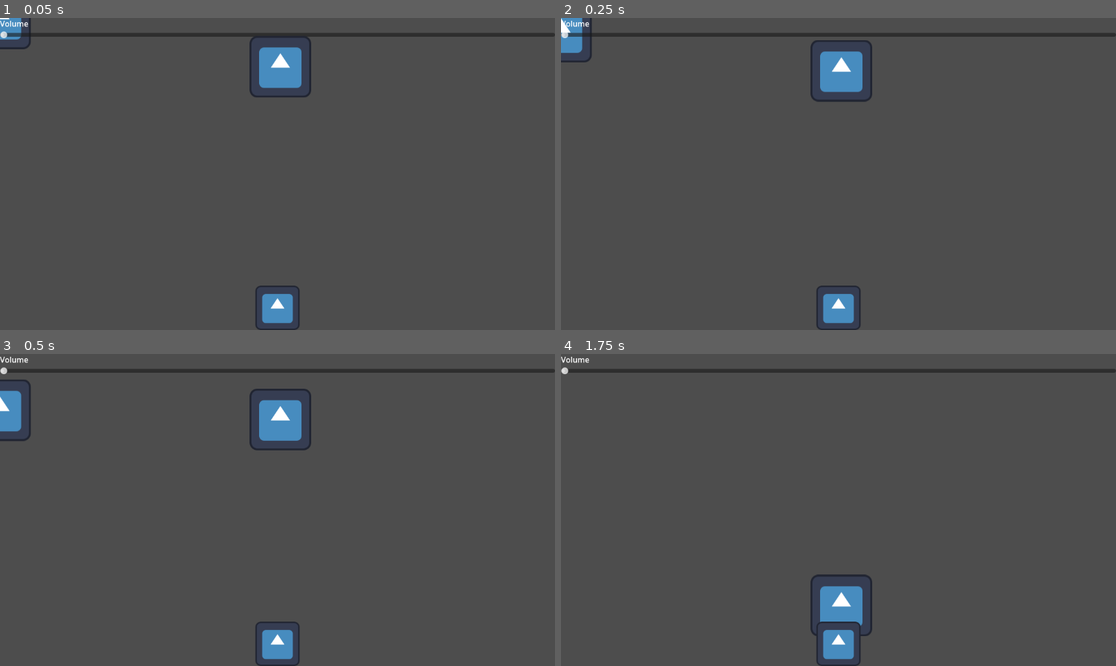
Above: before the commit, frames 1-4 (two rows, left to right).
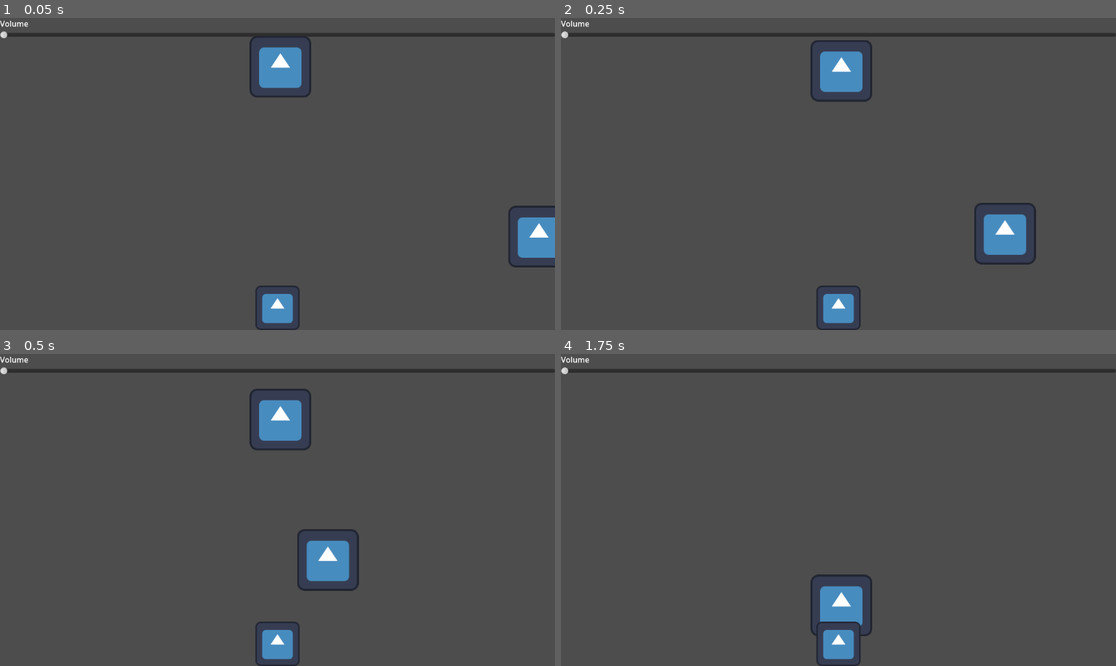
Above: after the commit, the same moments.

Repository: PegAMop/Delivery
Game: Godot game, scene res://main.tscn
The game is run twice, just before and just after one commit, with the same random seed, the same clock (stepped at 60 frames per second) and the same inputs. The engine's default icon, where the game draws it, is replaced by a stand-in: a white triangle on a blue panel in a dark square.
Inputs (mouse positions are in pixels of both pictures, inside the frame that each line leads up to):
- Up to frame 1 (0.05 s): no input
- Up to frame 2 (0.25 s): no input
- Up to frame 3 (0.5 s): no input
- Up to frame 4 (1.75 s): move the mouse to (960, 494) at 0.52 s; press the mouse at (960, 494) at 0.53 s; move the mouse to (727, 525) at 1.27 s; release the mouse at (727, 525) at 1.28 s; click (727, 525) at 1.35 s

The runs differ from the first frame. In frame 1, 1.4% of the frame differs, in the area x 0-100%, y 0-80%; in frame 2, 1.8%; in frame 3, 2.0%, in the area x 0-65%, y 8-76%; in frame 4, nothing differs.

Commit message:
Fixed dependencies

Diff:
--- a/Scenes/LaserCannon.tscn
+++ b/Scenes/LaserCannon.tscn
@@ -1,7 +1,7 @@
 [gd_scene load_steps=4 format=3 uid="uid://c51m5eud5bw5i"]
 
-[ext_resource type="Texture2D" uid="uid://cbnctoj3op4ob" path="res://icon.svg" id="1_ttj7r"]
-[ext_resource type="Script" uid="uid://b80anfk1lkigw" path="res://LaserCannon.gd" id="2_vnmmp"]
+[ext_resource type="Texture2D" uid="uid://dnumjyq877c8" path="res://icon.svg" id="1_ttj7r"]
+[ext_resource type="Script" uid="uid://c6o4yad5mq5hk" path="res://Scenes/LaserCannon.gd" id="2_vnmmp"]
 
 [sub_resource type="CircleShape2D" id="CircleShape2D_vnmmp"]
 
--- a/Scenes/node_2d.tscn
+++ b/Scenes/node_2d.tscn
@@ -1,7 +1,7 @@
 [gd_scene load_steps=4 format=3 uid="uid://ddbgahspl00oi"]
 
-[ext_resource type="Script" uid="uid://bkaoauj3ci12u" path="res://rigid_body_2d.gd" id="1_0e48y"]
-[ext_resource type="Texture2D" uid="uid://p2v0u23w6d73" path="res://icon.svg" id="2_epypp"]
+[ext_resource type="Script" uid="uid://cndvb6x728277" path="res://Scenes/rigid_body_2d.gd" id="1_0e48y"]
+[ext_resource type="Texture2D" uid="uid://dnumjyq877c8" path="res://icon.svg" id="2_epypp"]
 
 [sub_resource type="RectangleShape2D" id="RectangleShape2D_0e48y"]
 size = Vector2(128, 128)
--- a/Scenes/settings.tscn
+++ b/Scenes/settings.tscn
@@ -1,6 +1,6 @@
 [gd_scene load_steps=2 format=3 uid="uid://dijue1qgbgnn3"]
 
-[ext_resource type="Script" path="res://settings.gd" id="1_fpkmy"]
+[ext_resource type="Script" uid="uid://rjp4dj8nscre" path="res://Scenes/settings.gd" id="1_fpkmy"]
 
 [node name="Settings" type="Control"]
 layout_mode = 3
Not shown, added: Assets/Sprites/Robot_neutral.png.import
Not shown, added: Assets/Sprites/paper.png.import
